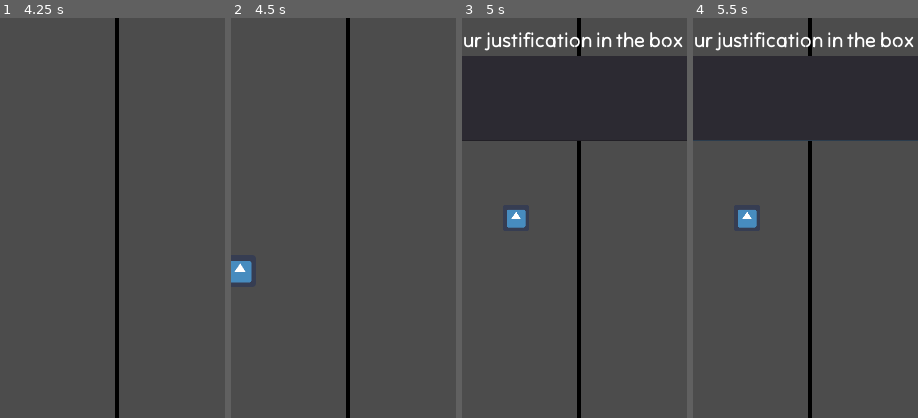
Above: before the commit, frames 1-4 (left to right).
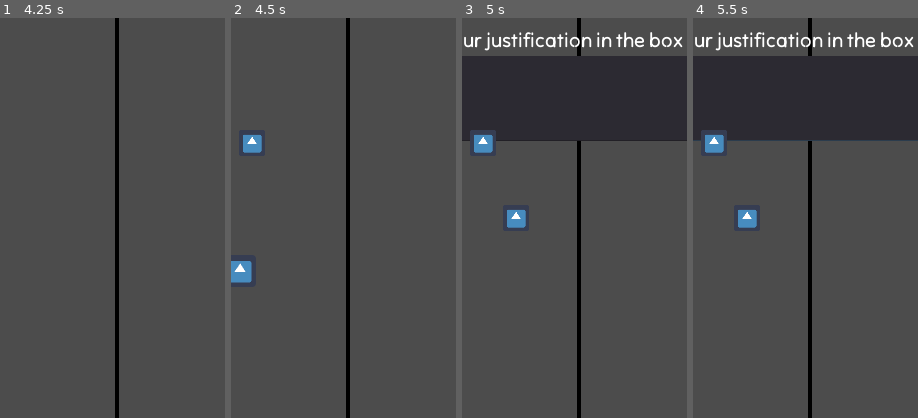
Above: after the commit, the same moments.

Repository: quendera/hard_decision
Game: Godot game, scene res://Scenes/Game.tscn
Same seed, same stepped clock (60 frames per second), same inputs: the game is played once before the commit and once after it. The engine's default icon, where the game draws it, is replaced by a stand-in: a white triangle on a blue panel in a dark square.
Inputs (mouse positions are % of the whole screen's width and height, from its top left):
- Up to frame 1 (4.25 s): move the mouse to (72, 45) at 0.52 s; click (72, 45) at 0.67 s; tap Enter at 1.25 s; drag from (30, 55) to (45, 70) at 1.27 s; move the mouse to (60, 28) at 2.02 s; click (60, 28) at 2.17 s; drag from (45, 70) to (20, 35) at 2.77 s; move the mouse to (80, 65) at 3.52 s; click (80, 65) at 3.67 s
- Up to frame 2 (4.5 s): tap Space at 4.25 s; drag from (20, 35) to (35, 25) at 4.27 s
- Up to frame 3 (5 s): no input
- Up to frame 4 (5.5 s): click (57, 10) at 5.02 s; type "12" at 5.1 s
The pictures show only the part of the screen within x 23-73%, y 0-50%; the shares and areas given below are measured in that part.

Frame 1 is identical in both runs. In frame 2, 0.4% of the frame differs, in the area x 5-14%, y 29-34%; in frame 3, 0.6%, in the area x 3-16%, y 28-34%; in frame 4, 0.6%.

Commit message:
Added spawner!

Diff:
--- a/Game.gd
+++ b/Game.gd
@@ -19,6 +19,7 @@
 var scene = preload("res://Scenes/Player.tscn")
 var others = preload("res://Scenes/Others.tscn")
 var trialnumber
+var spawner
 
 # Called when the node enters the scene tree for the first time.
 
@@ -26,6 +27,7 @@
 	print(Global.PlayerName)
 	centre = Global.get_viewport_rect().size/2
 	querydict = read_json_file("res://csvjson.json")
+	print(querydict)
 	trialnumber = 0
 	set_trialdurations()
 	align_stuff()
@@ -58,6 +60,8 @@
 	$Player.can_move = true
 	$Timer.id = "start_trial"
 	start_timer(timeformovement)
+	botscoordinates = Vector2(300,300)
+	spawn_others(querydict[trialnumber].timeonset*timeformovement,botscoordinates)
 
 func spawn_others(spawn_time, botscoordinates):
 	var timetospawn = Timer.new()
@@ -68,7 +72,7 @@
 	timetospawn.connect("timeout", self, "_on_timetospawn_timeout")
 
 func _on_timetospawn_timeout():
-	var spawner = others.instance()
+	spawner = others.instance()
 	add_child(spawner)
 	spawner.set_positions(botscoordinates)
 
@@ -87,6 +91,7 @@
 	if $Timer.id == "justification":
 		trialnumber = trialnumber + 1
 		start_trial()
+		remove_child(spawner)
 		justificationtext = $Justification.text
 		Global.sendtoserver(justificationtext, Global.PlayerName)
 
--- a/csvjson.json
+++ b/csvjson.json
@@ -6,7 +6,8 @@
     "question2": "Hello Kitty or Pokemon",
     "xcoordinates": 245,
     "ycoordinates": 616,
-    "justification": "i like trains"
+    "justification": "i like trains",
+    "timeonset": 0.9
   },
   {
     "ID": "smart",
@@ -15,7 +16,8 @@
     "question2": "Hello or Boh",
     "xcoordinates": 917,
     "ycoordinates": 124,
-    "justification": "i like myself"
+    "justification": "i like myself",
+    "timeonset": 0.6
   },
   {
     "ID": "smart",
@@ -24,7 +26,8 @@
     "question2": "Hello Kitty or Pokemon",
     "xcoordinates": 623,
     "ycoordinates": 111,
-    "justification": "i like  computers"
+    "justification": "i like  computers",
+    "timeonset": 0.2
   },
   {
     "ID": "smart",
@@ -33,7 +36,8 @@
     "question2": "Hello or Boh",
     "xcoordinates": 182,
     "ycoordinates": 212,
-    "justification": "i like dsladsladsa"
+    "justification": "i like dsladsladsa",
+    "timeonset": 0.98
   },
   {
     "ID": "smart",
@@ -42,7 +46,8 @@
     "question2": "Hello Kitty or Pokemon",
     "xcoordinates": 195,
     "ycoordinates": 573,
-    "justification": "i like surving"
+    "justification": "i like surving",
+    "timeonset": 0.5
   },
   {
     "ID": "smart",
@@ -51,7 +56,8 @@
     "question2": "Hello or Boh",
     "xcoordinates": 953,
     "ycoordinates": 344,
-    "justification": "i like my mom"
+    "justification": "i like my mom",
+    "timeonset": 0.66
   },
   {
     "ID": "smart",
@@ -60,7 +66,8 @@
     "question2": "Hello Kitty or Pokemon",
     "xcoordinates": 213,
     "ycoordinates": 358,
-    "justification": "i like trains"
+    "justification": "i like trains",
+    "timeonset": 0.86
   },
   {
     "ID": "smart",
@@ -69,6 +76,7 @@
     "question2": "Hello or Boh",
     "xcoordinates": 393,
     "ycoordinates": 1013,
-    "justification": "iLOVEEEEEE champalimaud foundation!!!!!!!!!!!!!!!!!"
+    "justification": "iLOVEEEEEE champalimaud foundation!!!!!!!!!!!!!!!!!",
+    "timeonset": 0.1
   }
 ]
--- /dev/null
+++ b/hard_task1_bot1_behaviour.json
@@ -0,0 +1,55 @@
+{
+    "ID": 1,
+    "pairs": 1,
+    "prompt1": "It is better to be loved than to be feared ",
+    "prompt2": "It is better to be honest than kind",
+    "coord1": -46,
+    "coord2": -89,
+    "justification": "I disagree with both statements. Being kind is important because it shows you are a good person. Being feared can lead to bad results, while being loved can bring joy. Honesty is important, but so is being kind.",
+    "timeonset": 0.7
+},{
+    "ID": 1,
+    "pairs": 2,
+    "prompt1": "Schools should have mandatory drug testing for students ",
+    "prompt2": "College education should be free",
+    "coord1": 52,
+    "coord2": 30,
+    "justification": "I agree with drug testing in schools, but not with free college. Drug testing can keep kids safe and help them stay away from drugs. College costs money and people should work hard to pay for it.",
+    "timeonset": 0.82
+},{
+    "ID": 1,
+    "pairs": 3,
+    "prompt1": "It is acceptable to lie to protect the feelings of somebody else",
+    "prompt2": "It is acceptable to lie to protect your own interests ",
+    "coord1": -1,
+    "coord2": -92,
+    "justification": "I disagree with both statements. Lying can be harmful and lead to mistrust. It's better to be honest and kind, even if it is difficult. Honesty is always the best policy.",
+    "timeonset": 0.81
+},{
+    "ID": 1,
+    "pairs": 4,
+    "prompt1": " It is justifiable to use violence to promote political change",
+    "prompt2": "Voting should be mandatory ",
+    "coord1": -94,
+    "coord2": -91,
+    "justification": "I strongly disagree with both statements. Violence is never the answer. Voting is a right and people should choose to do it, not be forced to. Respectful dialogue and peaceful protest are the best ways to promote change.",
+    "timeonset": 0.5
+},{
+    "ID": 1,
+    "pairs": 5,
+    "prompt1": "Drinking age should be lowered",
+    "prompt2": "Government should regulate social media to prevent fake news and hate speech",
+    "coord1": 13,
+    "coord2": -71,
+    "justification": "I agree with lowering the drinking age, but disagree with regulating social media. Lowering the drinking age can help reduce underage drinking. Regulating social media can limit freedom of speech and block important information.",
+    "timeonset": 0.2
+},{
+    "ID": 1,
+    "pairs": 6,
+    "prompt1": " The government should provide basic income to all citizens",
+    "prompt2": "The minimum wage should be increased",
+    "coord1": 22,
+    "coord2": -55,
+    "justification": "I agree with basic income, but disagree with raising the minimum wage. Basic income can help provide people with financial security. Raising the minimum wage can lead to job losses and higher prices.",
+    "timeonset": 0.67
+}
Not shown, changed: .DS_Store
